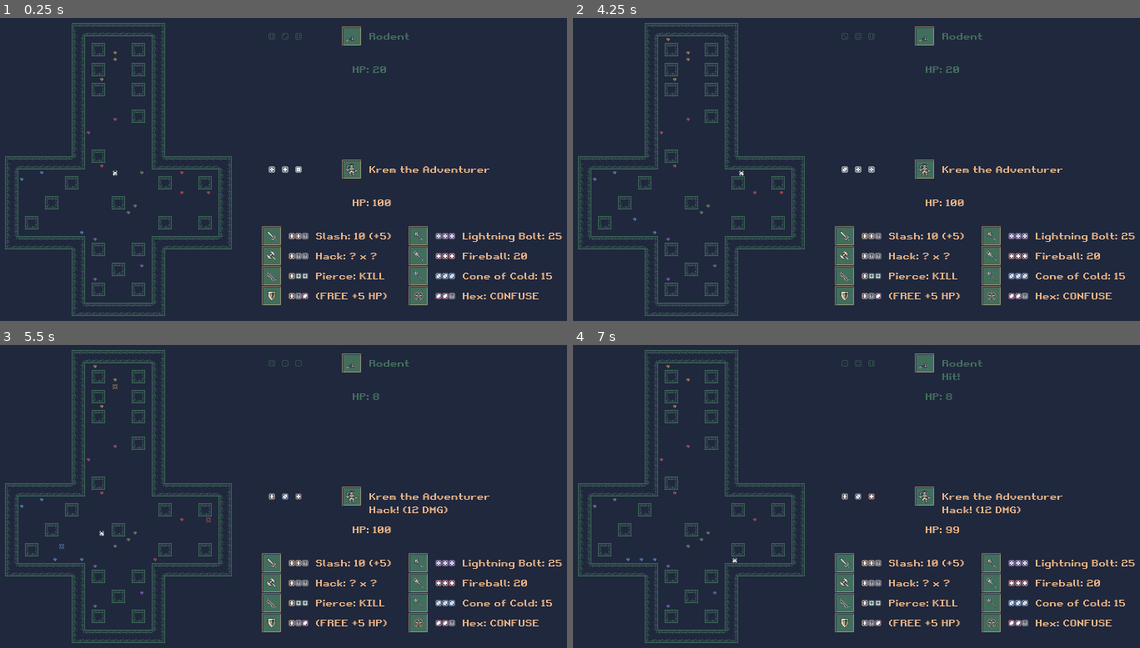
Above: before the commit, frames 1-4 (two rows, left to right).
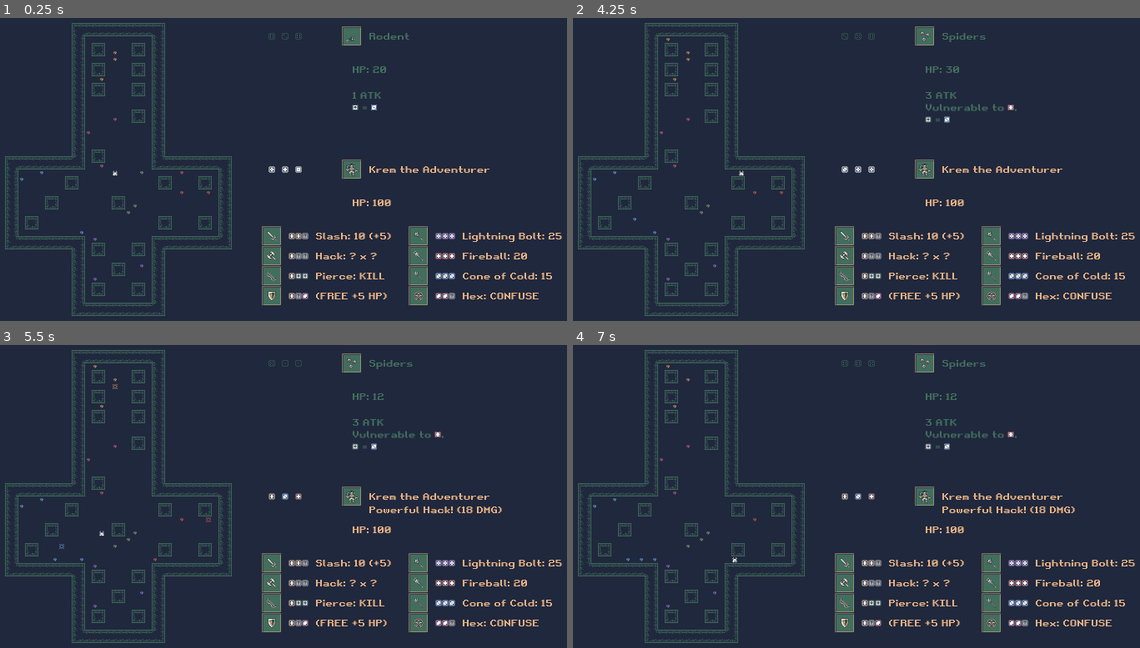
Above: after the commit, the same moments.

Repository: SLiV9/Die-Fiend
Game: Godot game, scene res://assets/level.tscn
Two runs of this game, one before a commit and one after it. Both use one fixed random seed, a clock stepped at 60 frames per second and the inputs below.
Inputs:
- Up to frame 1 (0.25 s): no input
- Up to frame 2 (4.25 s): tap Enter at 0.5, 2, 3.5 s; hold D (move_right) 0.53-1.28 s; hold Space (drop_item) 0.53-1.28 s; hold S (move_down) 1.28-2.03 s; tap Space (drop_item) at 1.35, 2.85 s; hold D (move_right) 2.03-2.78 s; hold Space (drop_item) 2.03-2.78 s; hold W (move_up) 2.78-3.53 s; hold A (move_left) from 3.53 s (still down); hold Space (drop_item) from 3.53 s (still down); tap N (__cheat_next_monster, bound only after the commit) at 4.15 s
- Up to frame 3 (5.5 s): release Space (drop_item) at 4.28 s; tap Space (drop_item) at 4.35 s; release A (move_left) at 5.03 s; hold S (move_down) from 5.03 s (still down); hold Space (drop_item) from 5.03 s (still down)
- Up to frame 4 (7 s): release S (move_down) at 5.78 s; release Space (drop_item) at 5.78 s; hold D (move_right) 5.78-6.53 s; tap Space (drop_item) at 5.85 s; hold W (move_up) from 6.53 s (still down); hold Space (drop_item) from 6.53 s (still down)

The runs differ from the first frame. In frame 1, 0.1% of the frame differs, in the area x 19-68%, y 24-52%; in frame 2, 0.4%; in frame 3, 0.6%; in frame 4, 0.7%, in the area x 28-89%, y 4-72%.

Commit message:
Implemented immunities and vulnerabilities.

Diff:
--- a/assets/ability.gd
+++ b/assets/ability.gd
@@ -14,7 +14,7 @@
 
 
 func _on_Hero_hex_hit():
-	die1 += 2
+	die1 += 1
 	if die1 >= 6:
 		die1 = 2
 	die2 = die1
--- a/assets/hero.gd
+++ b/assets/hero.gd
@@ -14,7 +14,7 @@
 
 signal attack_hit(a, b)
 signal spell_hit(a)
-signal hex_hit()
+signal hex_hit(a)
 signal hero_died()
 
 
@@ -24,10 +24,6 @@
 	$Name.text = NAMES[frame]
 	$Hitpoints.text = "HP: %s" %  [hitpoints]
 	$Attack.text = ""
-
-
-func _process(delta):
-	pass
 
 
 func _on_Monster_attack_hit(damage):
@@ -56,12 +52,16 @@
 		if result == 6:
 			num_sixes += 1
 		else:
-			if a == null:
+			if result == hex_number:
+				num_hexes += 1
+				if b == null:
+					b = result
+				elif a == null:
+					a = result
+			elif a == null:
 				a = result
 			elif b == null:
 				b = result
-			if result == hex_number:
-				num_hexes += 1
 	if num_sixes == 3:
 		emit_signal("attack_hit", 6, 6)
 	elif num_sixes == 2:
@@ -69,11 +69,11 @@
 	elif num_sixes == 1:
 		emit_signal("attack_hit", a, b)
 	elif num_hexes == 2:
-		emit_signal("hex_hit")
+		emit_signal("hex_hit", a)
 		hex_number += 1
 		if hex_number >= 6:
 			hex_number = 2
-	elif results == [a, a, a] and a >= 3:
+	elif a != null and a >= 3 and results == [a, a, a]:
 		emit_signal("spell_hit", a)
 	else:
 		var curse_offset = randi() % CURSES.size()
--- a/assets/level.tscn
+++ b/assets/level.tscn
@@ -260,25 +260,25 @@
 atlas = ExtResource( 7 )
 region = Rect2( 32, 608, 32, 32 )
 
+[sub_resource type="AtlasTexture" id=61]
+atlas = ExtResource( 7 )
+region = Rect2( 0, 672, 32, 32 )
+
+[sub_resource type="AtlasTexture" id=62]
+atlas = ExtResource( 7 )
+region = Rect2( 160, 608, 32, 32 )
+
+[sub_resource type="AtlasTexture" id=64]
+atlas = ExtResource( 7 )
+region = Rect2( 32, 704, 32, 32 )
+
+[sub_resource type="AtlasTexture" id=63]
+atlas = ExtResource( 7 )
+region = Rect2( 32, 672, 32, 32 )
+
 [sub_resource type="AtlasTexture" id=60]
 atlas = ExtResource( 7 )
 region = Rect2( 64, 640, 32, 32 )
-
-[sub_resource type="AtlasTexture" id=61]
-atlas = ExtResource( 7 )
-region = Rect2( 0, 672, 32, 32 )
-
-[sub_resource type="AtlasTexture" id=62]
-atlas = ExtResource( 7 )
-region = Rect2( 160, 608, 32, 32 )
-
-[sub_resource type="AtlasTexture" id=63]
-atlas = ExtResource( 7 )
-region = Rect2( 32, 672, 32, 32 )
-
-[sub_resource type="AtlasTexture" id=64]
-atlas = ExtResource( 7 )
-region = Rect2( 32, 704, 32, 32 )
 
 [sub_resource type="AtlasTexture" id=65]
 atlas = ExtResource( 7 )
@@ -342,7 +342,7 @@
 
 [sub_resource type="SpriteFrames" id=80]
 animations = [ {
-"frames": [ SubResource( 58 ), SubResource( 59 ), SubResource( 60 ), SubResource( 61 ), SubResource( 62 ), SubResource( 63 ), SubResource( 64 ), SubResource( 65 ), SubResource( 66 ) …(250 unchanged characters)…
+"frames": [ SubResource( 58 ), SubResource( 59 ), SubResource( 61 ), SubResource( 62 ), SubResource( 64 ), SubResource( 63 ), SubResource( 60 ), SubResource( 65 ), SubResource( 66 ) …(250 unchanged characters)…
 "loop": true,
 "name": "default",
 "speed": 5.0
@@ -441,6 +441,7 @@
 [node name="AnimatedSprite" type="AnimatedSprite" parent="Gremlin"]
 frames = SubResource( 2 )
 animation = "idle"
+frame = 1
 playing = true
 offset = Vector2( 0, -1 )
 
@@ -578,6 +579,17 @@
 custom_fonts/font = ExtResource( 8 )
 text = "HP: 300"
 valign = 1
+__meta__ = {
+"_edit_use_anchors_": false
+}
+
+[node name="Description" type="RichTextLabel" parent="Monster"]
+margin_top = 128.0
+margin_right = 496.0
+margin_bottom = 256.0
+custom_colors/default_color = Color( 0.258824, 0.431373, 0.364706, 1 )
+custom_fonts/normal_font = ExtResource( 8 )
+bbcode_enabled = true
 __meta__ = {
 "_edit_use_anchors_": false
 }
--- a/assets/monster.gd
+++ b/assets/monster.gd
@@ -2,23 +2,35 @@
 extends AnimatedSprite
 
 const NUM_MONSTERS = 22
-const NAMES = ["Rodent", "Spiders", "Bat", "Slimes", "Big Beetle", "Slime Head", "Zombie",
+const NAMES = ["Rodent", "Spiders", "Slimes", "Big Beetle", "Zombie", "Slime Head", "Bat",
 	"Giant Centipede", "Wyvern", "Giant Spider", "Goblin", "Snake", "Skeleton", "Giant Bat",
 	"Orc", "Giant Scorpion", "Ogre", "Horror", "Cyclops", "Beholder", "Golem", "Demon"]
-const HITPOINTS = [20, 20, 20, 30, 40, 40, 60,
+const HITPOINTS = [20, 30, 30, 40, 60, 40, 20,
 	30, 30, 40, 50, 40, 60, 40,
 	60, 40, 80, 70, 80, 60, 100, 90]
-const ATTACK_DAMAGE = [1, 3, 5, 3, 4, 4, 2,
+const ATTACK_DAMAGE = [1, 3, 3, 4, 2, 4, 3,
 	5, 10, 8, 6, 5, 6, 5,
 	6, 10, 5, 8, 15, 6, 7, 20]
-const WEAKSPOTS = [3, 3, 3, -1, 5, -1, 2,
+const WEAKSPOTS = [3, 3, -1, 5, 2, -1, 3,
 	3, 4, 3, 5, 4, 2, 3,
-	5, -1, -1, -1, 1, -1, -1, -1]
+	5, -1, 3, -1, 1, -1, -1, -1]
+const VULNERABILITIES = [[], [4], [], [], [4], [], [],
+	[4], [3], [4], [3], [], [2], [],
+	[], [], [], [], [], [], [], []]
+const FULL_IMMUNITIES = [[], [], [], [], [], [], [6],
+	[], [], [], [], [], [], [6],
+	[], [], [], [1,6], [], [], [], [3,4,5]]
+const SPELL_IMMUNITIES = [[], [], [], [], [3], [], [],
+	[], [4], [], [], [3,4,5], [], [],
+	[], [], [], [], [], [5], [], []]
 
 var monster_offset = 0
 var hitpoints = 40
 var attack_damage = 5
 var weakspot_number = 3
+var vulnerabilities = []
+var full_immunities = []
+var spell_immunities = []
 
 var respawn_delay = 0
 var hex_end_delay = 0
@@ -30,17 +42,66 @@
 
 
 func _ready():
+	frame = monster_offset
 	hitpoints = HITPOINTS[monster_offset]
 	attack_damage = ATTACK_DAMAGE[monster_offset]
 	weakspot_number = WEAKSPOTS[monster_offset]
+	vulnerabilities = VULNERABILITIES[monster_offset]
+	full_immunities = FULL_IMMUNITIES[monster_offset]
+	spell_immunities = SPELL_IMMUNITIES[monster_offset]
 	$Name.text = NAMES[monster_offset]
 	$Hitpoints.text = "HP: %s" %  [hitpoints]
 	$Attack.text = ""
+	$Description.bbcode_text = build_description_bbcode()
+
+
+func build_description_bbcode():
+	var bbcode = "%s ATK" % [attack_damage]
+	if NAMES[monster_offset] == "Snake":
+		bbcode = "%s\n%s" % [bbcode, "Also crits with (1)(1)."]
+	elif NAMES[monster_offset] == "Beholder":
+		bbcode = "%s\n%s" % [bbcode, "Also hits with (1)'s."]
+	elif NAMES[monster_offset] == "Cyclops":
+		bbcode = "%s\n%s" % [bbcode, "Needs exactly one (1) to hit."]
+	if full_immunities == [6]:
+		bbcode = "%s\nImmune to {6} (except {6}{w}{w})." % [bbcode]
+	elif full_immunities.size() > 0:
+		var faces = PoolStringArray()
+		for x in full_immunities:
+			faces.append("{%s}" % [x])
+		bbcode = "%s\nImmune to %s." % [bbcode, faces.join("/")]
+	if spell_immunities.size() > 0:
+		var faces = PoolStringArray()
+		for x in spell_immunities:
+			faces.append("{%s}{%s}{%s}" % [x, x, x])
+		bbcode = "%s\nImmune to %s." % [bbcode, faces.join("/")]
+	if vulnerabilities.size() > 0:
+		var faces = PoolStringArray()
+		for x in vulnerabilities:
+			faces.append("{%s}" % [x])
+		bbcode = "%s\nVulnerable to %s." % [bbcode, faces.join("/")]
+	if weakspot_number >= 0:
+		bbcode = "%s\n{w} = {%s}" % [bbcode, weakspot_number]
+	else:
+		bbcode = "%s\n{w} = {%s}" % [bbcode, 7]
+	bbcode = bbcode.replace("(1)", "[img]res://assets/dice_icons/enemy_1.png[/img]")
+	bbcode = bbcode.replace("{1}", "[img]res://assets/dice_icons/dice_colored1.png[/img]")
+	bbcode = bbcode.replace("{2}", "[img]res://assets/dice_icons/dice_colored2.png[/img]")
+	bbcode = bbcode.replace("{3}", "[img]res://assets/dice_icons/dice_colored3.png[/img]")
+	bbcode = bbcode.replace("{4}", "[img]res://assets/dice_icons/dice_colored4.png[/img]")
+	bbcode = bbcode.replace("{5}", "[img]res://assets/dice_icons/dice_colored5.png[/img]")
+	bbcode = bbcode.replace("{6}", "[img]res://assets/dice_icons/dice_colored6.png[/img]")
+	bbcode = bbcode.replace("{7}", "[img]res://assets/dice_icons/dice_colored7.png[/img]")
+	bbcode = bbcode.replace("{w}", "[img]res://assets/dice_icons/dice_colored_skull.png[/img]")
+	bbcode = bbcode.replace("{?}", "[img]res://assets/dice_icons/dice_colored_empty.png[/img]")
+	return bbcode
 
 
 func _process(delta):
 	if respawn_delay > 0:
 		respawn_delay -= delta
+		if Input.is_action_pressed("__cheat_next_monster"):
+			respawn_delay -= 1000
 		if respawn_delay < 0:
 			monster_offset += 1
 			var is_super = false
@@ -51,17 +112,23 @@
 			hitpoints = HITPOINTS[monster_offset]
 			attack_damage = ATTACK_DAMAGE[monster_offset]
 			weakspot_number = WEAKSPOTS[monster_offset]
+			vulnerabilities = VULNERABILITIES[monster_offset]
+			full_immunities = FULL_IMMUNITIES[monster_offset]
+			spell_immunities = SPELL_IMMUNITIES[monster_offset]
 			if is_super:
 				hitpoints *= 10
 				attack_damage *= 5
 				$Name.text = "Super " + NAMES[monster_offset]
 			else:
 				$Name.text = NAMES[monster_offset]
+			$Description.bbcode_text = build_description_bbcode()
 			$Hitpoints.text = "HP: %s" %  [hitpoints]
 			$MonsterRoller.reset()
 			$MonsterRoller.visible = true
 	elif hex_end_delay > 0:
 		hex_end_delay -= delta
+	elif Input.is_action_just_pressed("__cheat_next_monster"):
+		hero_dealt_damage(1000)
 
 
 func _on_MonsterRoller_roll_determined(results):
@@ -103,16 +170,19 @@
 
 
 func _on_Hero_attack_hit(a, b):
-	if a == 6 and b == 6:
+	if a == 6 and b == 6 and not full_immunities.has(6):
 		var damage = 15
-		var text = "Crit Slash! (%s DMG)" % [damage]
+		var text = "Stab! (%s DMG)" % [damage]
 		emit_signal("hero_attack_resolved", text)
 		hero_dealt_damage(damage)
-	elif a == 6 or b == 6:
+	elif a == 6 and not full_immunities.has(6) and not full_immunities.has(b):
 		var damage = 10
 		var text = "Slash! (%s DMG)" % [damage]
-		emit_signal("hero_attack_resolved", text)
-		if a == 2 or b == 2:
+		if vulnerabilities.has(b):
+			damage *= 2
+			text = "Powerful Slash! (%s DMG)" % [damage]
+		emit_signal("hero_attack_resolved", text)
+		if b == 2:
 			emit_signal("hero_healed", 5)
 		hero_dealt_damage(damage)
 	elif a == b and a == weakspot_number:
@@ -131,9 +201,18 @@
 		if a == 2 or b == 2:
 			emit_signal("hero_healed", 5)
 		hero_dealt_damage(1000)
+	elif full_immunities.has(6):
+		var text = "Miss! (IMMUNE)"
+		emit_signal("hero_attack_resolved", text)
+	elif full_immunities.has(a) or full_immunities.has(b):
+		var text = "Miss! (IMMUNE)"
+		emit_signal("hero_attack_resolved", text)
 	else:
 		var damage = a * b
 		var text = "Hack! (%s DMG)" % [damage]
+		if vulnerabilities.has(a) or vulnerabilities.has(b):
+			damage = damage * 3 / 2
+			text = "Powerful Hack! (%s DMG)" % [damage]
 		emit_signal("hero_attack_resolved", text)
 		if a == 2 or b == 2:
 			emit_signal("hero_healed", 5)
@@ -150,7 +229,8 @@
 		$Hitpoints.text = "FOE SLAIN"
 		$Attack.text = ""
 		$MonsterRoller.visible = false
-		respawn_delay = 5.0
+		respawn_delay = 2.0
+		hex_end_delay = -1
 		emit_signal("monster_died")
 
 
@@ -159,25 +239,38 @@
 
 
 func _on_Hero_spell_hit(a):
+	var damage
+	var spell
 	match a:
 		3:
-			var damage = 15
-			var text = "Cone of Cold! (%s DMG)" % [damage]
-			emit_signal("hero_attack_resolved", text)
-			hero_dealt_damage(damage)
+			damage = 15
+			spell = "Cone of Cold"
 		4:
-			var damage = 20
-			var text = "Fireball! (%s DMG)" % [damage]
-			emit_signal("hero_attack_resolved", text)
-			hero_dealt_damage(damage)
+			damage = 20
+			spell = "Fireball"
 		5:
-			var damage = 25
-			var text = "Lighting Bolt! (%s DMG)" % [damage]
-			emit_signal("hero_attack_resolved", text)
-			hero_dealt_damage(damage)
-
-
-func _on_Hero_hex_hit():
+			damage = 25
+			spell = "Lighting Bolt"
+	var text
+	if full_immunities.has(a) or spell_immunities.has(a):
+		text = "%s! (0 DMG, IMMUNE)" % [spell]
+		emit_signal("hero_attack_resolved", text)
+		return
+	if vulnerabilities.has(a):
+		damage *= 2
+		text = "%s! (%s DMG, POWERFUL!)" % [spell, damage]
+	else:
+		text = "%s! (%s DMG)" % [spell, damage]
+	emit_signal("hero_attack_resolved", text)
+	hero_dealt_damage(damage)
+
+
+func _on_Hero_hex_hit(a):
+	if full_immunities.has(a):
+		var text = "Miss! (IMMUNE)"
+		emit_signal("hero_attack_resolved", text)
+		return
+	emit_signal("hero_attack_resolved", "Hex!")
 	hex_end_delay = 20.0
 
 
--- a/project.godot
+++ b/project.godot
@@ -96,6 +96,11 @@
 "events": [ Object(InputEventKey,"resource_local_to_scene":false,"resource_name":"","device":0,"alt":false,"shift":false,"control":false,"meta":false,"command":false,"pressed":false,"scancode":32,"physical_scancode":0,"unicode":0,"echo":false,"script":null)
  ]
 }
+__cheat_next_monster={
+"deadzone": 0.5,
+"events": [ Object(InputEventKey,"resource_local_to_scene":false,"resource_name":"","device":0,"alt":false,"shift":false,"control":false,"meta":false,"command":false,"pressed":false,"scancode":78,"physical_scancode":0,"unicode":0,"echo":false,"script":null)
+ ]
+}
 
 [physics]
 
Binary file added: assets/dice_icons/dice_colored1.png
Not shown, added: assets/dice_icons/dice_colored1.png.import
Binary file added: assets/dice_icons/dice_colored2.png
Not shown, added: assets/dice_icons/dice_colored2.png.import
Binary file added: assets/dice_icons/dice_colored3.png
Not shown, added: assets/dice_icons/dice_colored3.png.import
Binary file added: assets/dice_icons/dice_colored4.png
Not shown, added: assets/dice_icons/dice_colored4.png.import
Binary file added: assets/dice_icons/dice_colored5.png
Not shown, added: assets/dice_icons/dice_colored5.png.import
Binary file added: assets/dice_icons/dice_colored6.png
Not shown, added: assets/dice_icons/dice_colored6.png.import
(and 9 more such lines)
